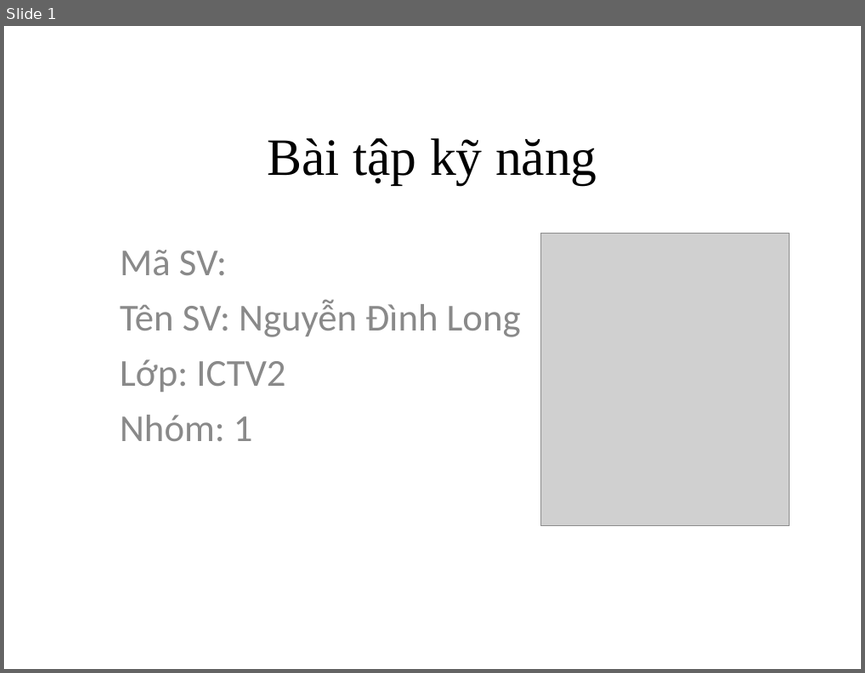
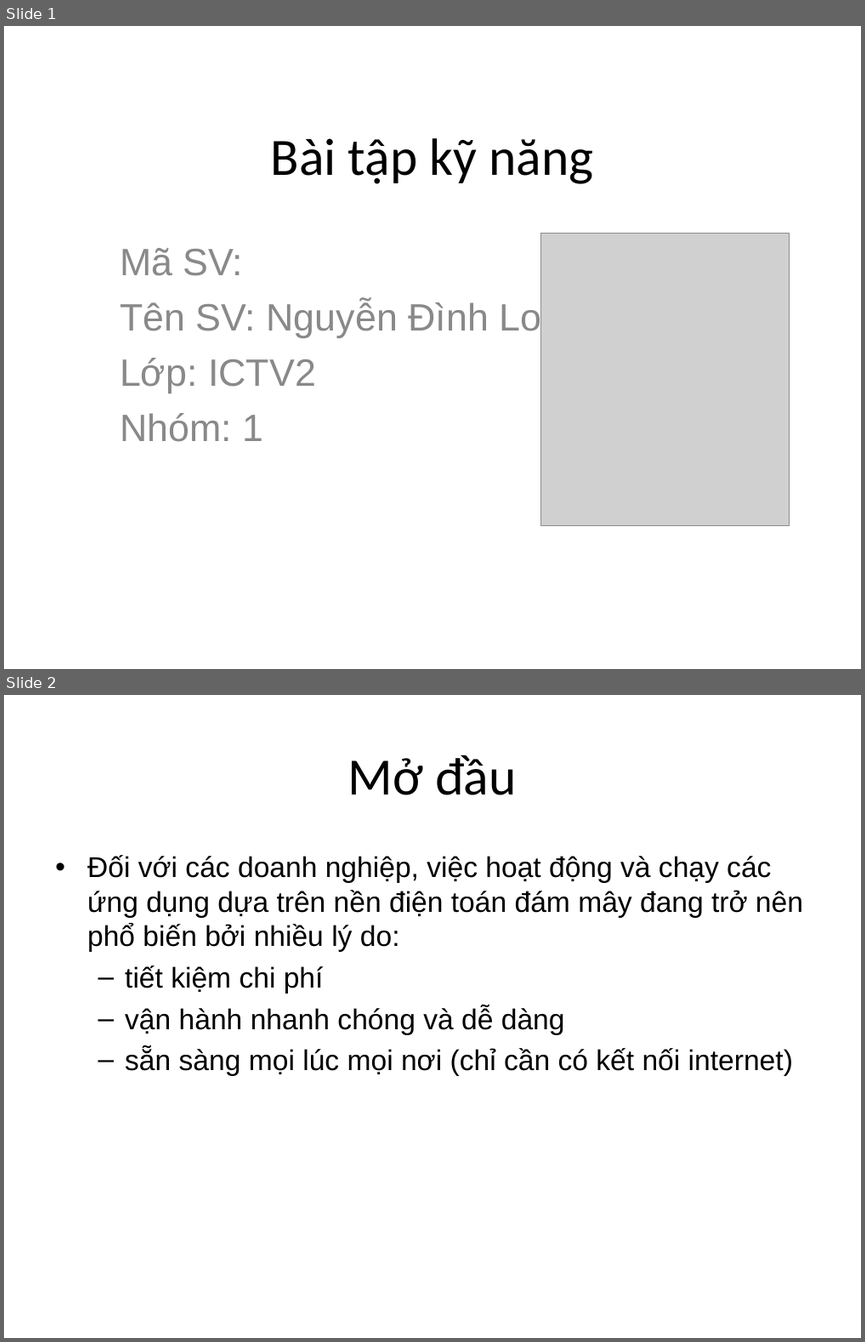
Before and after one commit to ndlongit/longnd-data, a slide deck: Temp/Bai tap ky nang - NDL.ppt. Shown one above the other, each under a label of ours: slide 1 before the commit, slides 1 and 2 after it. The pictures are 865x673 and 865x1342 pixels, drawn with LibreOffice and Linux fonts; fonts in the diff are those of the drawing; grey boxes stand for pictures. Boxes give left, top, right and bottom in pixels: in the first picture for what was removed or moved away, otherwise in the second. Text is boxed around its words. In the diff, an @@ line names an element or a change of style, - is before the commit and + after.

```diff
--- a/Temp/Bai tap ky nang - NDL.ppt
+++ b/Temp/Bai tap ky nang - NDL.ppt
@@ slide 2 added at (x1=4, y1=695, x2=861, y2=1338), background #FFFFFF @@
@@ title added at (x1=348, y1=755, x2=517, y2=795), 44 pt, text #000000 @@
+Mở đầu
@@ text added at (x1=87, y1=855, x2=803, y2=1076), 24 pt, text #000000 @@
+• Đối với các doanh nghiệp, việc hoạt động và chạy các ứng dụng dựa trên nền điện toán đám mây đang trở nên phổ biến bởi nhiều lý do:
+  – tiết kiệm chi phí
+  – vận hành nhanh chóng và dễ dàng
+  – sẵn sàng mọi lúc mọi nơi (chỉ cần có kết nối internet)
@@ slide 1 changed as well @@
@@ title "Bài tập kỹ năng" at (x1=271, y1=138, x2=593, y2=184): font Times New Roman to Calibri @@
@@ subtitle "Mã SV:" at (x1=120, y1=248, x2=584, y2=442): font Calibri to Arial @@
```
Also in this commit, not shown: 1 other slide changed, 3 other slides added, 2 slides removed.
